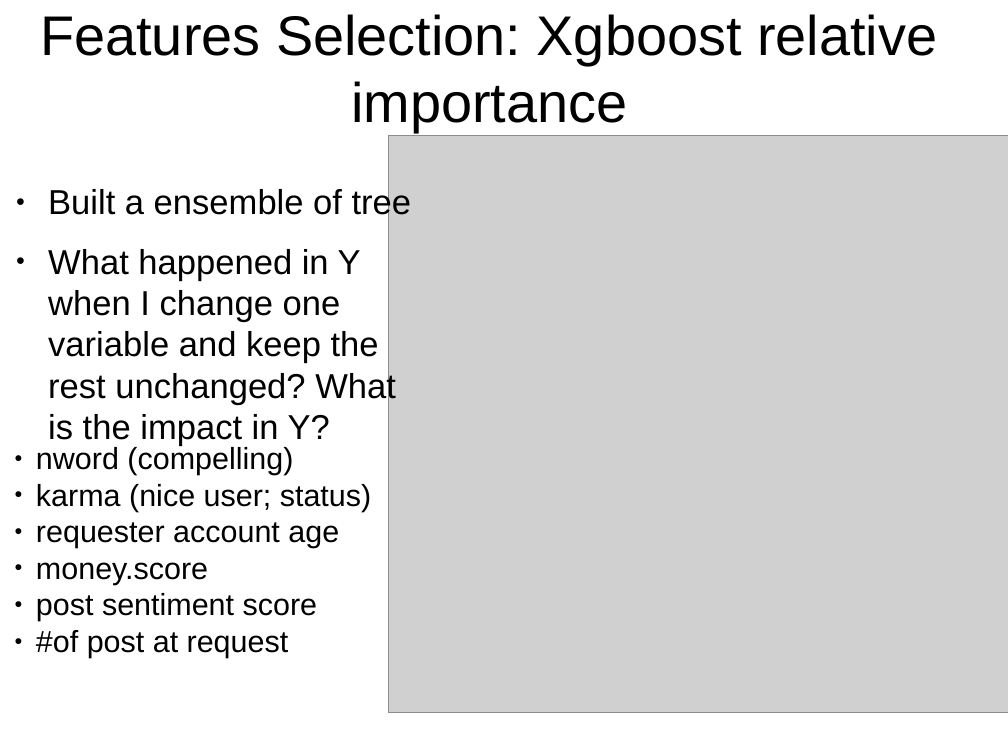
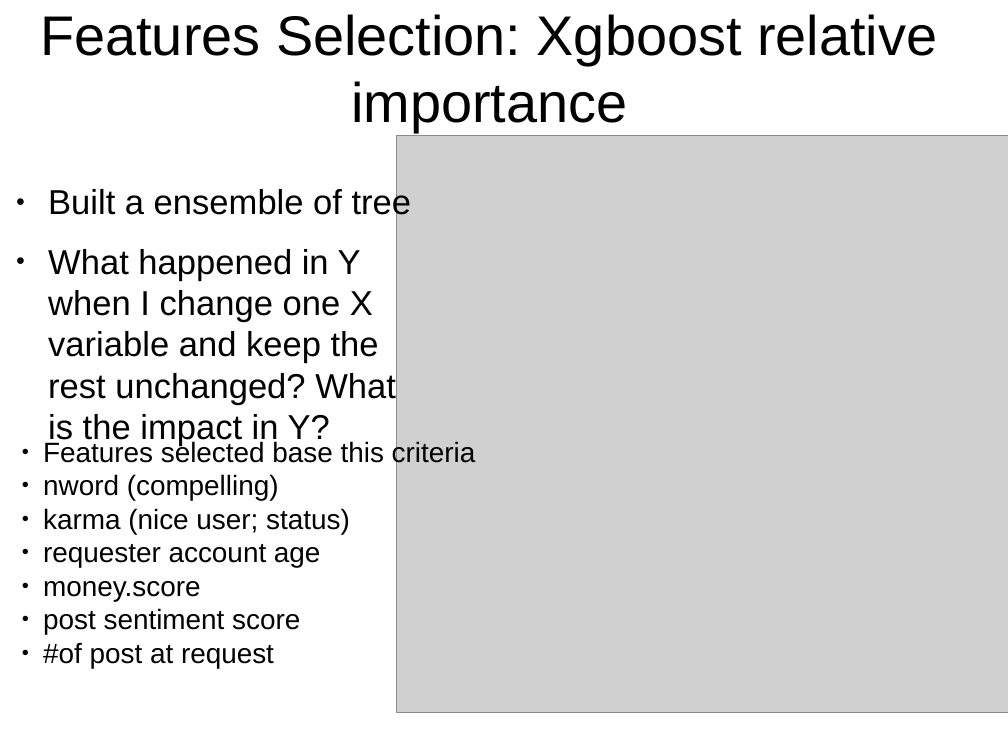
Before and after one commit to leandroohf/raop, a slide deck: slide 12 of doc/pres/pres.odp. Drawn at 1008x756 pixels with LibreOffice and Linux fonts; fonts in the diff are those of the drawing; grey boxes stand for pictures. Boxes give left, top, right and bottom in pixels: in the first picture for what was removed or moved away, otherwise in the second. Text is boxed around its words. In the diff, an @@ line names an element or a change of style, - is before the commit and + after.

```diff
--- a/doc/pres/pres.odp
+++ b/doc/pres/pres.odp
@@ picture: place and size @@
-picture at box(389, 136, 1008, 713)
+picture at box(397, 136, 1008, 713)
@@ text at box(48, 249, 396, 447): text changed @@
-● What happened in Y when I change one variable and keep the rest unchanged? What is the impact in Y?
+● What happened in Y when I change one X variable and keep the rest unchanged? What is the impact in Y?
@@ text "Features selected base this criteria": place and size @@
-text "Features selected base this criteria" at box(36, 445, 371, 658)
+text "Features selected base this criteria" at box(43, 440, 476, 668)
@@ text at box(43, 440, 476, 467): paragraph added @@
+        ● Features selected base this criteria
@@ text at box(43, 474, 350, 668): size 24 to 22 pt in "nword (compelling)", "karma (nice user; status)", "requester account age", "money.score" and 2 more places @@
```
Also in this commit, not shown: 1 other slide changed, 1 other file.
